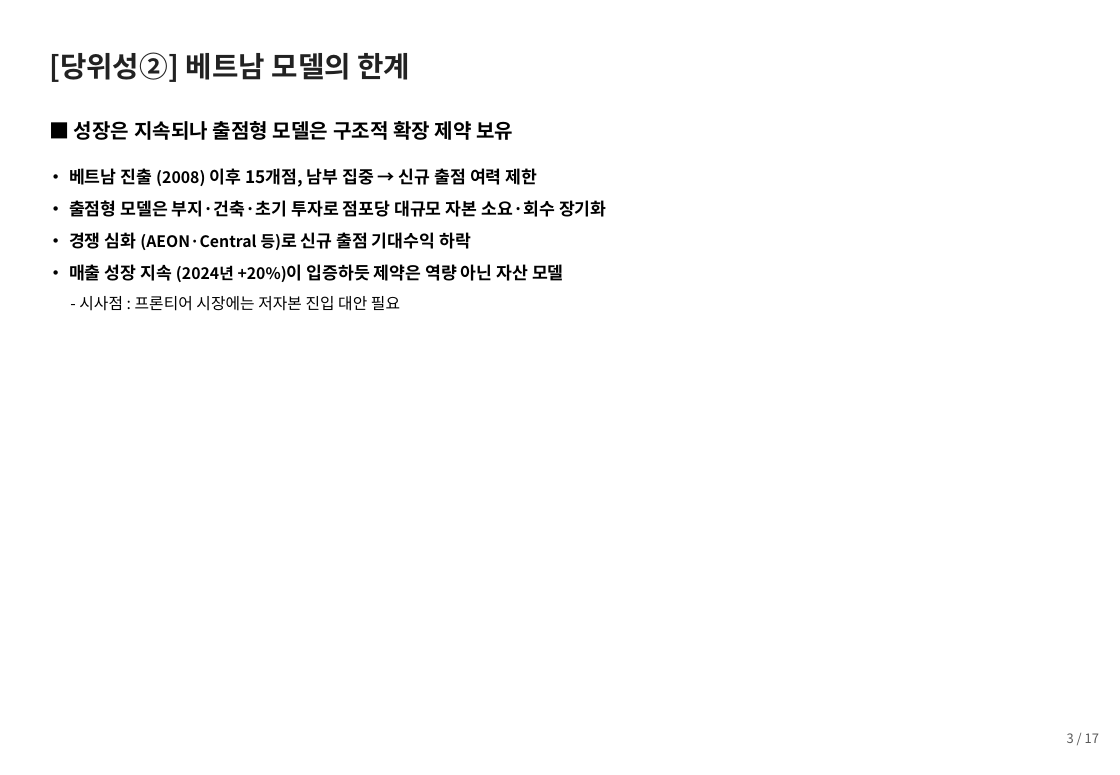
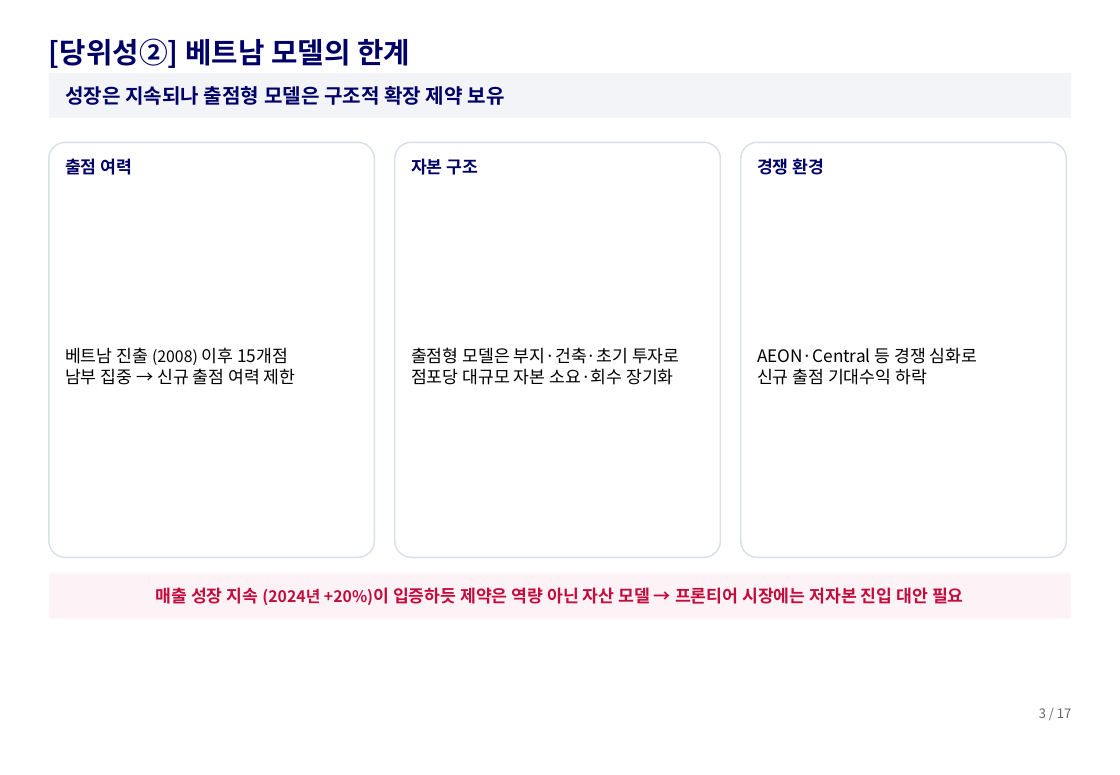
Before and after one commit to avoseed/web1, a slide deck: slide 4 of output/캄보디아_확장기획.pptx. Drawn at 1120x775 pixels with LibreOffice and Linux fonts; fonts in the diff are those of the drawing. Boxes give left, top, right and bottom in pixels: in the first picture for what was removed or moved away, otherwise in the second. Text is boxed around its words. In the diff, an @@ line names an element or a change of style, - is before the commit and + after.

```diff
--- a/output/캄보디아_확장기획.pptx
+++ b/output/캄보디아_확장기획.pptx
@@ text "[당위성②] 베트남 모델의 한계": place and size @@
-text "[당위성②] 베트남 모델의 한계" at <box>49,52,410,82</box>
+text "[당위성②] 베트남 모델의 한계" at <box>49,38,410,68</box>
@@ text "[당위성②] 베트남 모델의 한계" at <box>49,38,410,68</box>: text colour #222222 to #000066; vertical alignment top to bottom @@
@@ rectangle added at <box>49,73,1071,118</box>, fill #F2F4F8 @@
@@ text at <box>65,86,505,105</box>: text changed; text colour #000000 to #000066 @@
-■ 성장은 지속되나 출점형 모델은 구조적 확장 제약 보유
+성장은 지속되나 출점형 모델은 구조적 확장 제약 보유
@@ rounded rectangle added at <box>49,143,374,558</box>, fill #FFFFFF, outline #D9DEE8 1 pt @@
@@ rounded rectangle added at <box>395,143,721,558</box>, fill #FFFFFF, outline #D9DEE8 1 pt @@
@@ rounded rectangle added at <box>741,143,1067,558</box>, fill #FFFFFF, outline #D9DEE8 1 pt @@
@@ text added at <box>65,158,133,175</box>, 12 pt, text #000066, bold @@
+출점 여력
@@ text added at <box>411,158,479,175</box>, 12 pt, text #000066, bold @@
+자본 구조
@@ text added at <box>757,158,825,175</box>, 12 pt, text #000066, bold @@
+경쟁 환경
@@ text removed at <box>79,296,400,311</box> @@
-- 시사점 : 프론티어 시장에는 저자본 진입 대안 필요
@@ text at <box>65,347,296,385</box>: text changed; bold off @@
-• 베트남 진출 (2008) 이후 15개점, 남부 집중 → 신규 출점 여력 제한
+베트남 진출 (2008) 이후 15개점
+남부 집중 → 신규 출점 여력 제한
@@ text at <box>411,347,680,385</box>: text changed; bold off @@
-• 출점형 모델은 부지·건축·초기 투자로 점포당 대규모 자본 소요·회수 장기화
+출점형 모델은 부지·건축·초기 투자로
+점포당 대규모 자본 소요·회수 장기화
@@ text at <box>757,347,977,385</box>: text changed; bold off @@
-• 경쟁 심화 (AEON·Central 등)로 신규 출점 기대수익 하락
+AEON·Central 등 경쟁 심화로
+신규 출점 기대수익 하락
@@ rectangle added at <box>49,574,1071,618</box>, fill #FDF2F5 @@
@@ vertical alignment top to middle in 5 elements at <box>65,86,505,105</box>, <box>411,347,680,385</box>, <box>65,347,296,385</box>, <box>757,347,977,385</box>, <box>156,587,964,605</box> @@
@@ text at <box>156,587,964,605</box>: text changed; text colour #000000 to #C30C3E @@
-• 매출 성장 지속 (2024년 +20%)이 입증하듯 제약은 역량 아닌 자산 모델
+매출 성장 지속 (2024년 +20%)이 입증하듯 제약은 역량 아닌 자산 모델 → 프론티어 시장에는 저자본 진입 대안 필요
@@ text "3 / 17": place and size @@
-text "3 / 17" at <box>1067,733,1099,743</box>
+text "3 / 17" at <box>1039,708,1071,718</box>
@@ text "3 / 17" at <box>1039,708,1071,718</box>: text colour #595959 to #666666 @@
```
Also in this commit, not shown: 17 other slides changed, 1 other file.
